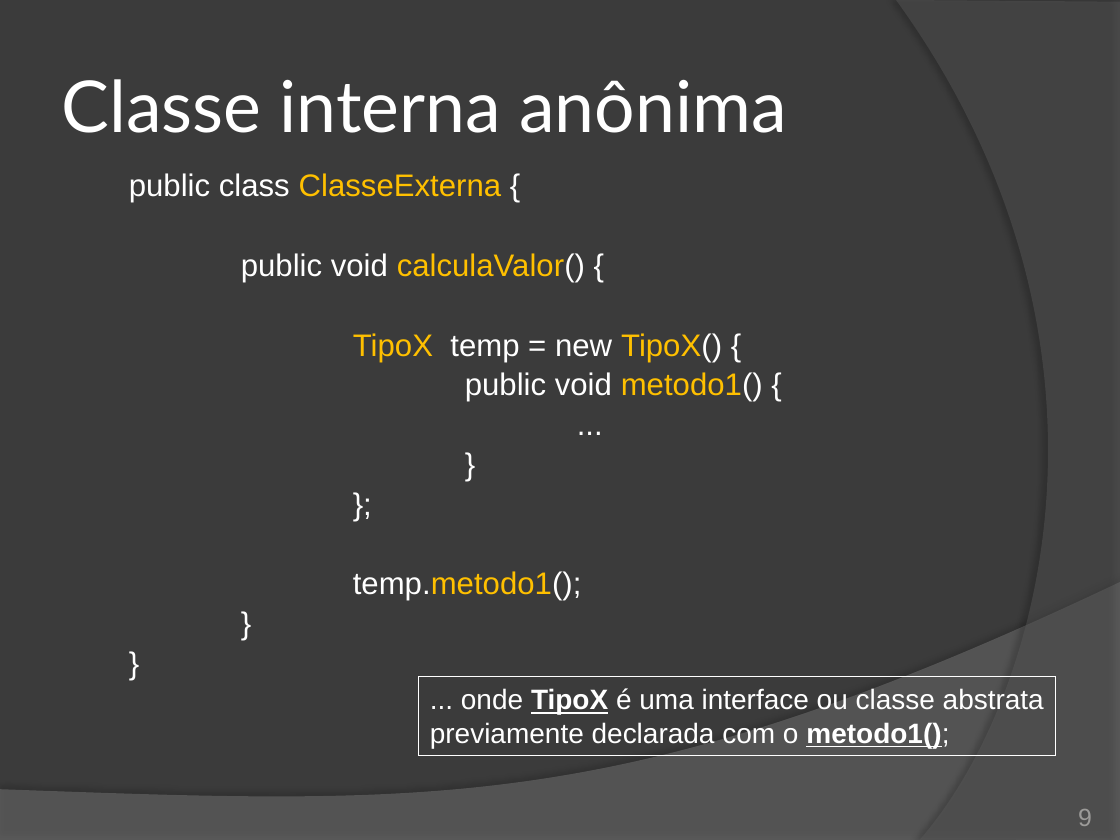
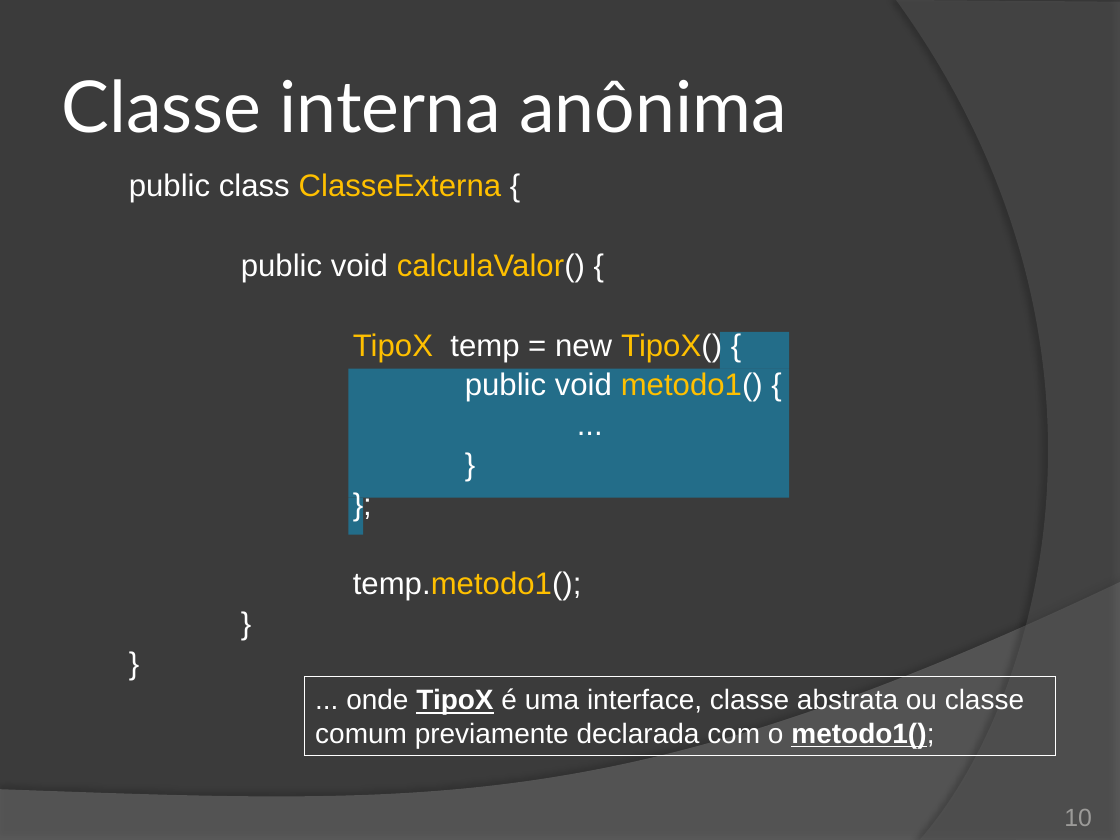
Before and after one commit to duchesqui/slzvieira-training, a slide deck: slide 10 of 2-Java-Programmer-Modulo-II/01.Capitulo01.pptx (slide 9 before the commit). Drawn at 1120x840 pixels with LibreOffice and Linux fonts; fonts in the diff are those of the drawing. Boxes give left, top, right and bottom in pixels: in the first picture for what was removed or moved away, otherwise in the second. Text is boxed around its words. In the diff, an @@ line names an element or a change of style, - is before the commit and + after.

```diff
--- a/2-Java-Programmer-Modulo-II/01.Capitulo01.pptx
+++ b/2-Java-Programmer-Modulo-II/01.Capitulo01.pptx
@@ rectangle added at [720, 332, 790, 368], fill #00B8FF at 40% opacity @@
@@ rectangle added at [348, 368, 790, 497], fill #00B8FF at 40% opacity @@
@@ rectangle added at [348, 497, 363, 534], fill #00B8FF at 40% opacity @@
@@ rectangle "... onde TipoX é uma ...": place and size @@
-rectangle "... onde TipoX é uma ..." at [419, 676, 1056, 756]
+rectangle "... onde TipoX é uma ..." at [305, 676, 1056, 756]
@@ text in rectangle at [315, 688, 1024, 748]: text changed @@
-... onde TipoX é uma interface ou classe abstrata
-previamente declarada com o metodo1();
+... onde TipoX é uma interface, classe abstrata ou classe
+comum previamente declarada com o metodo1();
@@ page number at [1064, 809, 1092, 826]: text changed @@
-9
+10
```
Also in this commit, not shown: 5 other slides changed, 2 slides added, 5 other files.
